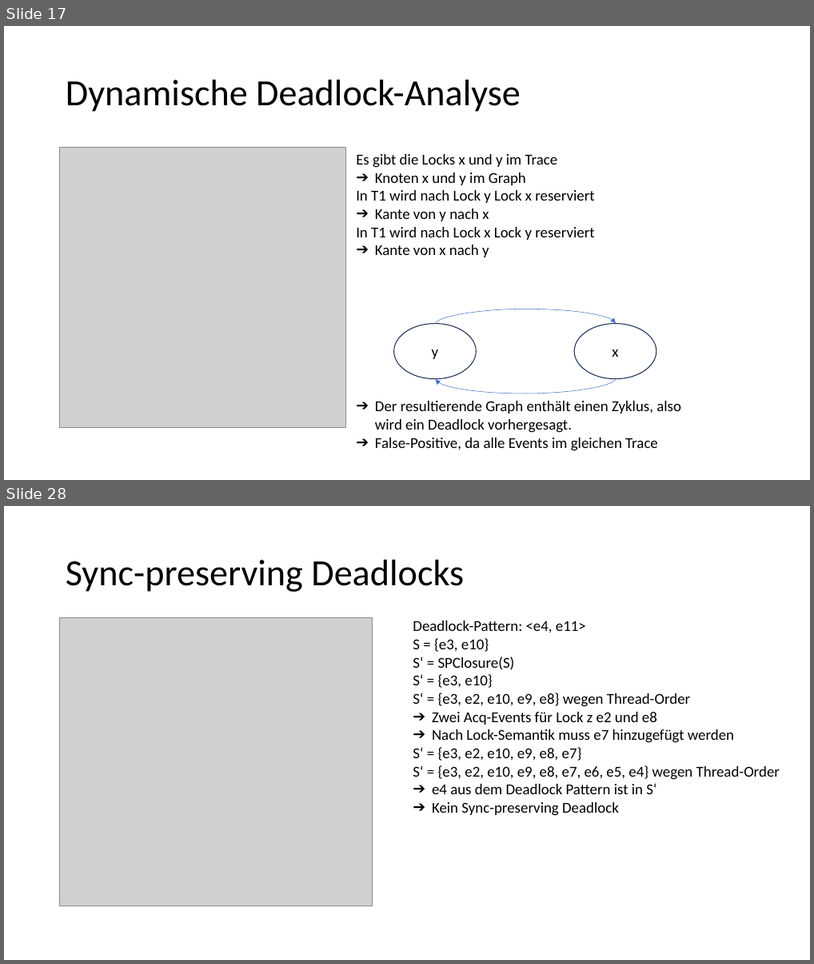
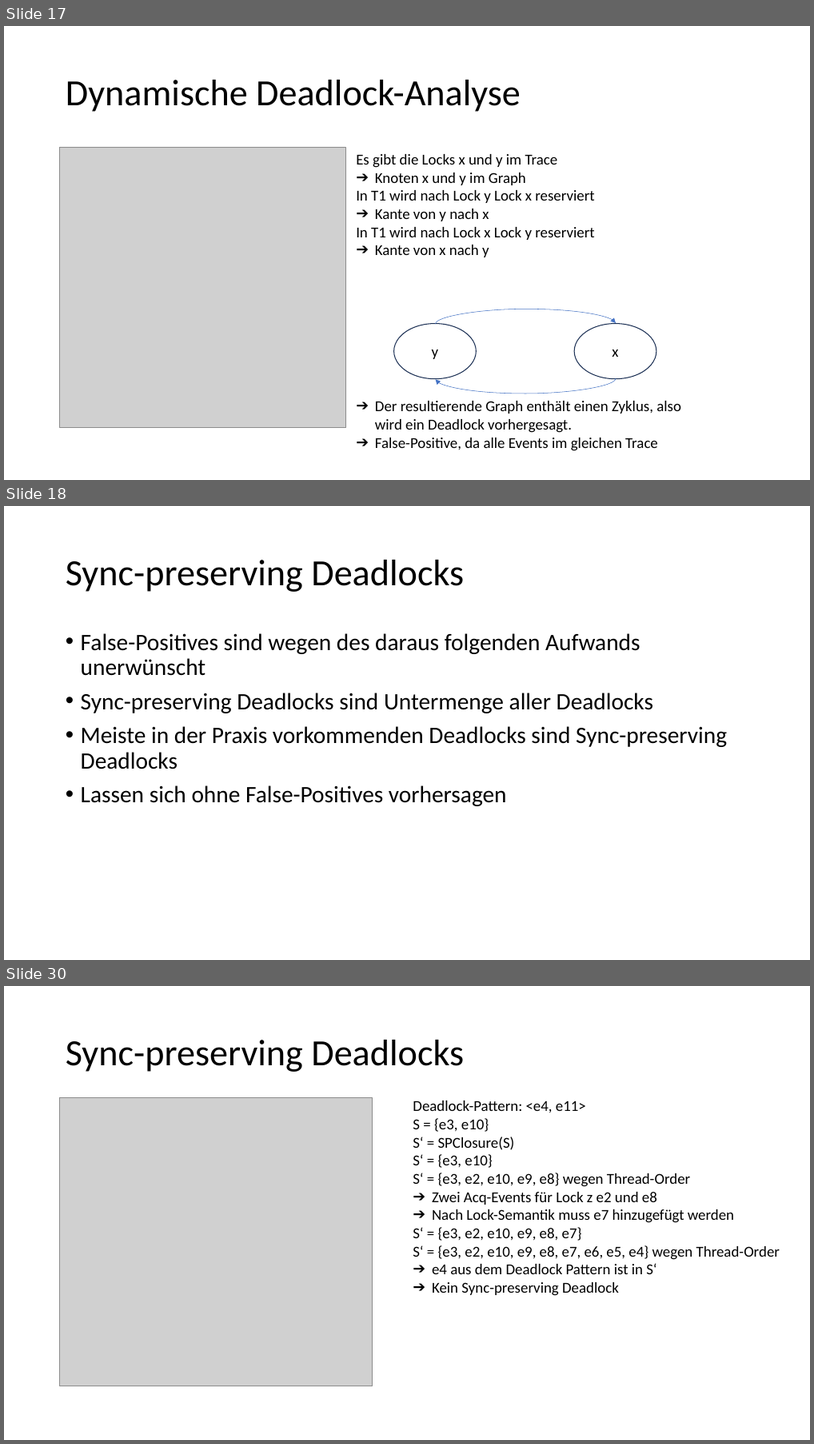
Before and after one commit to HuBaX/Seminararbeit, a slide deck: Sound Dynamic Deadlock Prediction in Linear Time.pptx. Shown one above the other, each under a label of ours: slides 17 and 28 before the commit, slides 17, 18 and 30 after it; the slides between them are not shown. The pictures are 814x964 and 814x1444 pixels, drawn with LibreOffice and Linux fonts; fonts in the diff are those of the drawing; grey boxes stand for pictures. Boxes give left, top, right and bottom in pixels: in the first picture for what was removed or moved away, otherwise in the second. Text is boxed around its words. In the diff, an @@ line names an element or a change of style, - is before the commit and + after.

```diff
--- a/Sound Dynamic Deadlock Prediction in Linear Time.pptx
+++ b/Sound Dynamic Deadlock Prediction in Linear Time.pptx
@@ slide 18 added at (4, 506, 810, 960), background #FFFFFF @@
@@ title added at (66, 560, 464, 592), 44 pt, text #000000 @@
+Sync-preserving Deadlocks
@@ text added at (81, 633, 727, 806), 28 pt, text #000000 @@
+• False-Positives sind wegen des daraus folgenden Aufwands unerwünscht
+• Sync-preserving Deadlocks sind Untermenge aller Deadlocks
+• Meiste in der Praxis vorkommenden Deadlocks sind Sync-preserving Deadlocks
+• Lassen sich ohne False-Positives vorhersagen
@@ what was slide 28 is now slide 30 @@
```
Also in this commit, not shown: 10 slides changed, 2 other slides added, 1 slide removed, 1 other file.
